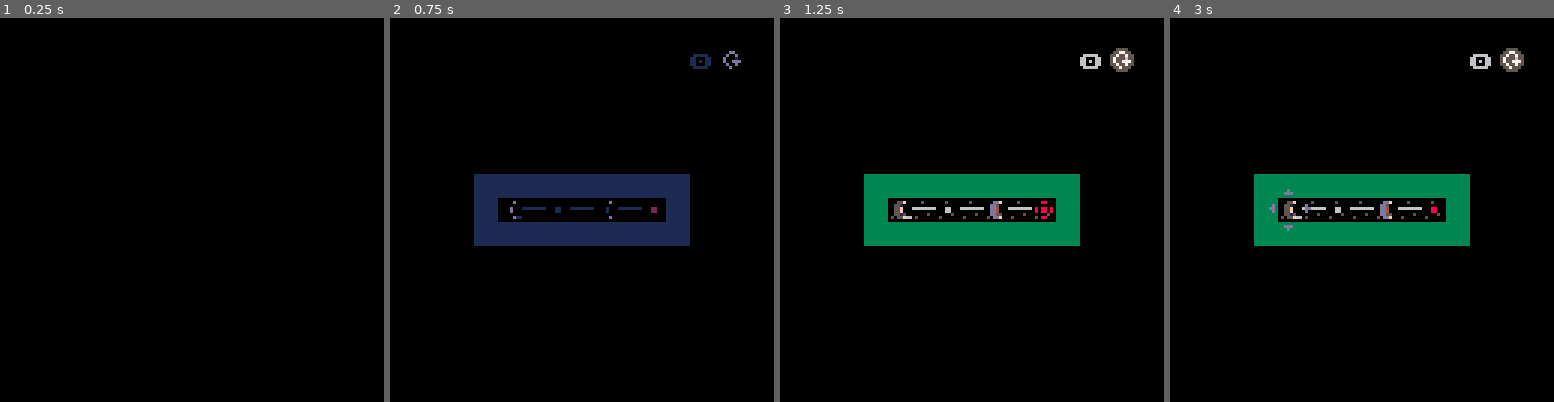
Above: before the commit, frames 1-4 (left to right).
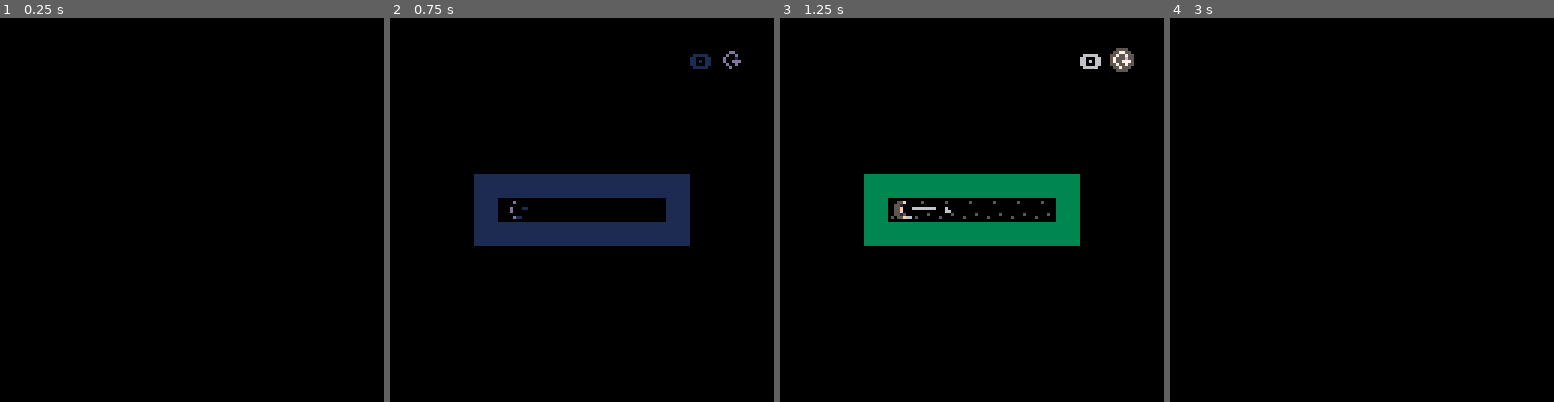
Above: after the commit, the same moments.

Repository: wesen/carts
Game: PICO-8 cartridge pico-go.p8
Same seed, same stepped clock (60 frames per second), same inputs: the game is played once before the commit and once after it.
Inputs:
- Up to frame 1 (0.25 s): no input
- Up to frame 2 (0.75 s): tap X (X key) at 0.33 s; tap O (Z key) at 0.7 s
- Up to frame 3 (1.25 s): tap X (X key) at 1.07 s
- Up to frame 4 (3 s): hold Right 1.6-2.1 s; tap O (Z key) every 0.4 s from 1.7 to 2.9 s; tap X (X key) at 1.85, 2.97 s; hold Up 2.15-2.42 s; hold Right from 2.47 s (still down)

Frame 1 is identical in both runs. In frame 2, 0.2% of the frame differs, in the area x 35-70%, y 47-53%; in frame 3, 0.3%; in frame 4, 8.8%, in the area x 21-93%, y 7-60%.

Commit message:
Add move sfx

Diff:
--- a/pico-go.p8
+++ b/pico-go.p8
@@ -1,6 +1,38 @@
 pico-8 cartridge // http://www.pico-8.com
 version 16
 __lua__
+-- helpers, config, constants
+arrow_animation_speed=0.3
+init_animation_speed=0.1
+
+start_screen_music=0
+start_screen_sfx=4
+metalevel_music=0
+metalevel_sfx=4
+level_music=1
+level_sfx=5
+music_fade_duration=300
+move_sfx=6
+death_sfx=7
+kill_sfx=8
+
+-- debug flags
+dbg_skip_start=true
+dbg_skip_metalevel=true
+dbg_auto_win=false
+dbg_start_level=2
+dbg_draw=false
+
+-- constants
+player_spr=64
+dead_player_spr=69
+sentry_spr=80
+patroling_spr=96
+arrow_spr=5
+card_spr=7
+marker_spr=48
+background_spr=9
+
 --helpers
 
 function class (init)
@@ -282,15 +314,6 @@
  return directions_180[direction]
 end
 
-player_spr=64
-dead_player_spr=69
-sentry_spr=80
-patroling_spr=96
-arrow_spr=5
-card_spr=7
-marker_spr=48
-background_spr=9
-
 shake=0
 
 function v_idx(x,y)
@@ -300,9 +323,6 @@
 function idx_v(v)
  return {v%16,flr(v/16)}
 end
-
--- globals
-init_animation_speed=0.01
 
 -- node
 class_node=class(function(self,x,y)
@@ -518,8 +538,6 @@
 -- player and enemies
 
 -- arrows
-arrow_animation_speed=0.3
-
 class_arrow=class(function(self,direction)
  self.visible=false
  self.offset=0
@@ -641,6 +659,7 @@
 
 function class_player:move(i)
  return add_cr(function()
+  sfx(move_sfx)
   local cr=class_mover.move(self,i)
   if (cr==nil) return
   local crs={cr}
@@ -771,6 +790,10 @@
 x add finish game screen
 x don't enter invalid level in metalevel
 x add sfx for finish level
+- add move sfx
+- add death sfx
+- add kill sfx
+- player can't move if goal reached
 - refactor metalevel into separate game loop
 - use bebop lines instead of sfx
 - chose to enter level
@@ -812,13 +835,6 @@
 state_end_screen=3
 state_finish_game=4
 
--- debug flags
-dbg_skip_start=true
-dbg_skip_metalevel=true
-dbg_auto_win=false
-dbg_start_level=2
-init_animation_speed=0
-dbg_draw=false
 
 -- game
 class_game=class(function (self)
@@ -867,13 +883,13 @@
  if not dbg_skip_start then
   self.state=state_start_screen
   wait_for_cr(fade(true))
-  music(1)
+  music(start_screen_music,music_fade_duration)
   pal()
   while not (btnp(4) or btnp(5)) do
  	 yield()
  	end
-  music(-1,200)
- 	sfx(4)
+  music(-1,music_fade_duration)
+ 	sfx(start_screen_sfx)
  	printh("start game")
  	blink()
  	wait_for_cr(fade())
@@ -882,15 +898,15 @@
 
 function class_game:play_metalevel()
  if not dbg_skip_metalevel then
-  music(0)
+  music(metalevel_music,music_fade_duration)
   self.is_metalevel=true
   wait_for_cr(self:play_game_level(meta_level))
   if self:is_win() then
    wait_for_cr(fade())
    return true
   end
-  music(-1,300)
-  sfx(4)
+  music(-1,music_fade_duration)
+  sfx(metalevel_sfx)
   wait_for(1)
   blink()
   wait_for_cr(fade())
@@ -905,7 +921,7 @@
 function class_game:play_normal_level()
  ::again::
  self.is_metalevel=false
- music(1)
+ music(level_music,music_fade_duration)
  wait_for_cr(self:play_game_level(levels[self.current_level]))
  wait_for(1)
  blink()
@@ -1008,13 +1024,13 @@
    end
 
    if self:is_win() then
-    music(-1,400)
+    printh("win level")
+    music(-1,music_fade_duration)
     if not self.is_metalevel then
-     sfx(5)
+     sfx(level_sfx)
     end
-    return
+    break
    end
-
 
    printh("enemy turn")
    self.turn=turn_enemy
Not shown, changed: the sound effects (__sfx__) section of pico-go.p8
